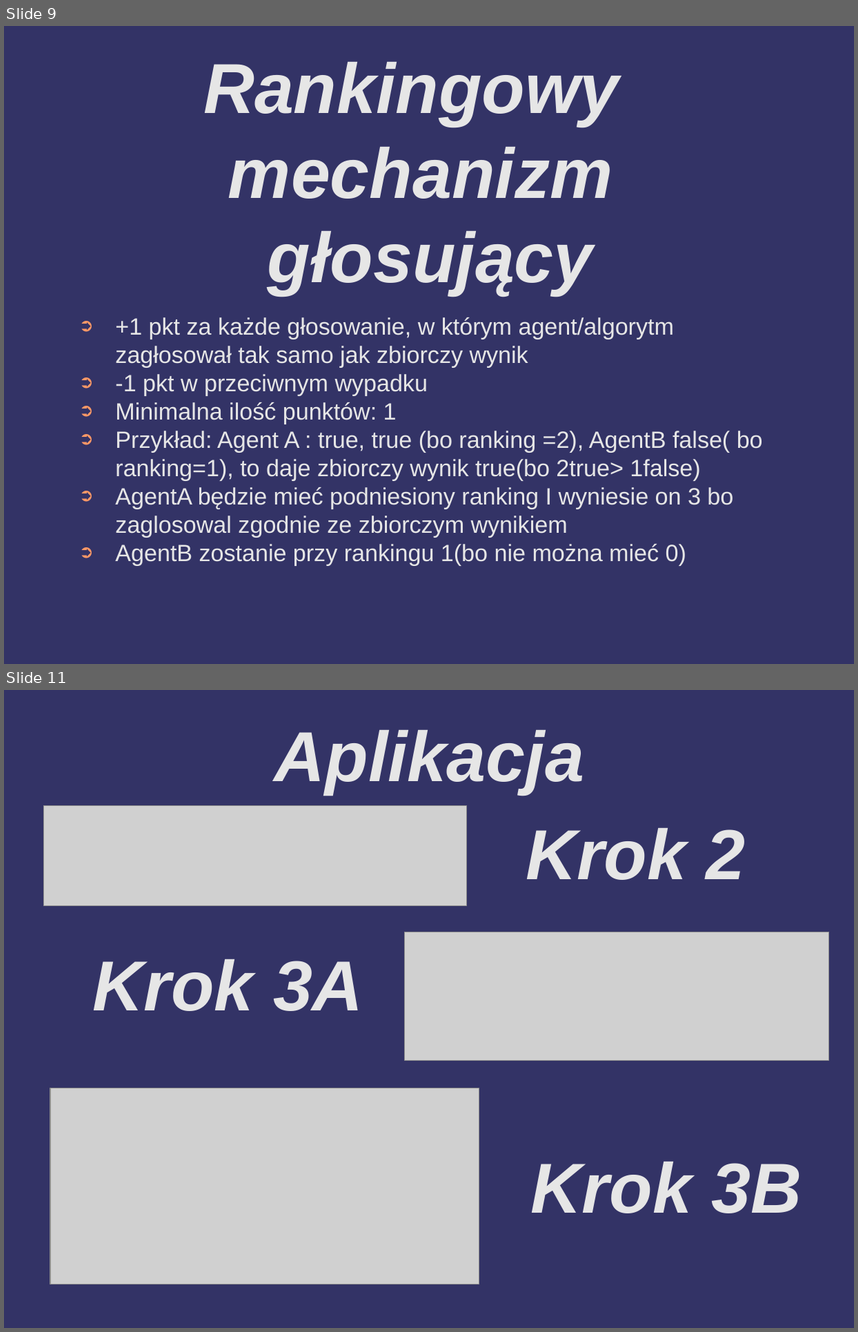
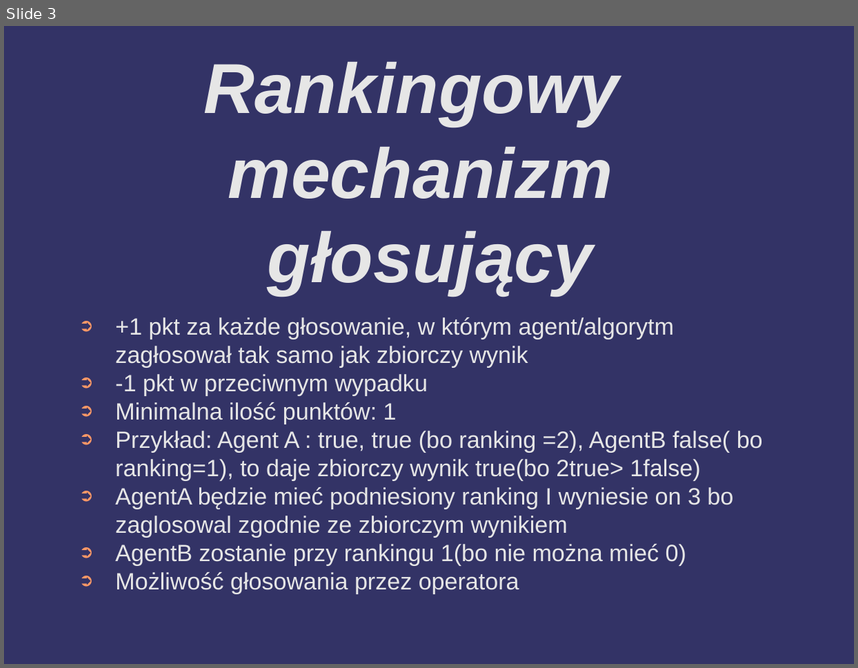
Before and after one commit to barimale/HackNation2025-anomaly-detector, a slide deck: presentation/hackNation2025 - prezentacja - Mateusz Wolnica.odp. Shown one above the other, each under a label of ours: slides 9 and 11 before the commit, slide 3 after it; the slides between them are not shown. The pictures are 858x1332 and 858x668 pixels, drawn with LibreOffice and Linux fonts; fonts in the diff are those of the drawing; grey boxes stand for pictures; background and template pictures are left out. Boxes give left, top, right and bottom in pixels: in the first picture for what was removed or moved away, otherwise in the second. Text is boxed around its words. In the diff, an @@ line names an element or a change of style, - is before the commit and + after.

```diff
--- a/presentation/hackNation2025 - prezentacja - Mateusz Wolnica.odp
+++ b/presentation/hackNation2025 - prezentacja - Mateusz Wolnica.odp
@@ slide 11 removed at (x1=4, y1=690, x2=854, y2=1328), background #333366 @@
@@ title removed at (x1=274, y1=730, x2=584, y2=794) @@
-Aplikacja
@@ picture removed at (x1=44, y1=806, x2=467, y2=906) @@
@@ title removed at (x1=526, y1=828, x2=746, y2=880) @@
-Krok 2
@@ picture removed at (x1=404, y1=931, x2=829, y2=1061) @@
@@ title removed at (x1=92, y1=959, x2=363, y2=1011) @@
-Krok 3A
@@ picture removed at (x1=50, y1=1088, x2=479, y2=1284) @@
@@ title removed at (x1=531, y1=1161, x2=802, y2=1213) @@
-Krok 3B
@@ what was slide 9 is now slide 3 @@
@@ slide 3 changed as well @@
@@ text at (x1=115, y1=572, x2=519, y2=593): paragraph added @@
+➲ Możliwość głosowania przez operatora
```
Also in this commit, not shown: 2 other slides changed, 4 slides added, 12 other slides removed, 26 other files.
